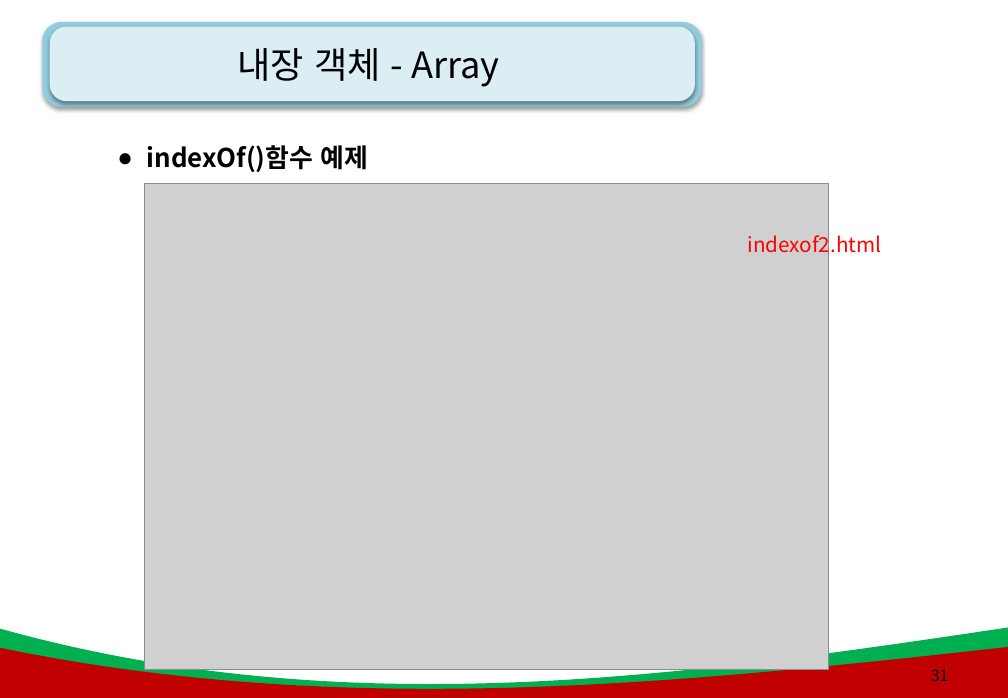
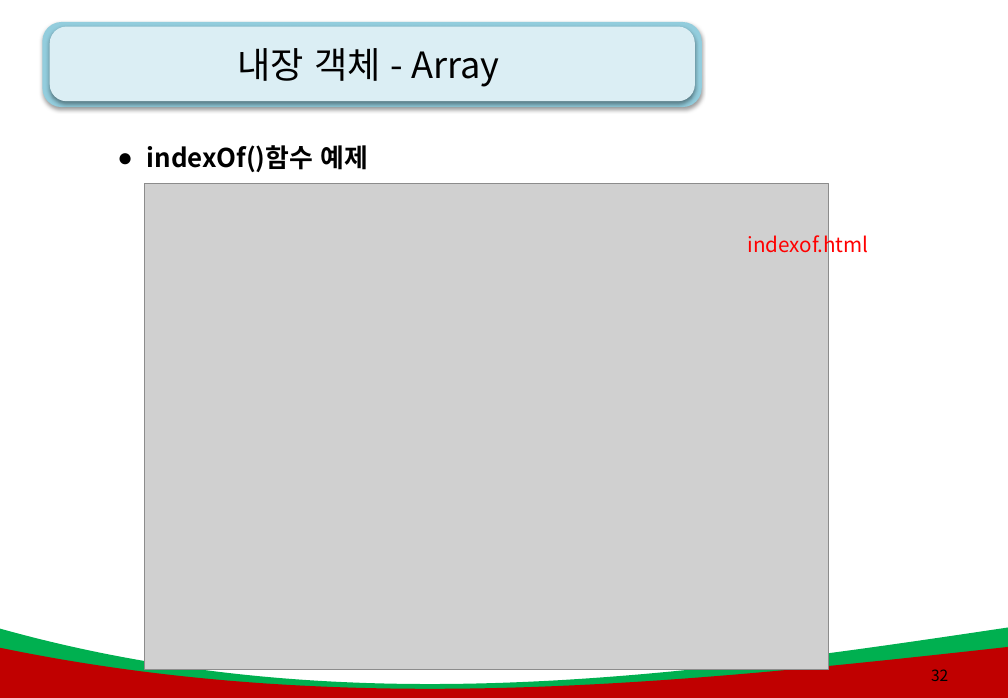
Before and after one commit to AhNyx/js_works, a slide deck: slide 32 of green_project_web/js_ppt/6강. js_객체(오브젝트).pptx (slide 31 before the commit). Drawn at 1008x698 pixels with LibreOffice and Linux fonts; fonts in the diff are those of the drawing; grey boxes stand for pictures; background and template pictures are left out. Boxes give left, top, right and bottom in pixels: in the first picture for what was removed or moved away, otherwise in the second. Text is boxed around its words. In the diff, an @@ line names an element or a change of style, - is before the commit and + after.

```diff
--- a/green_project_web/js_ppt/6강. js_객체(오브젝트).pptx
+++ b/green_project_web/js_ppt/6강. js_객체(오브젝트).pptx
@@ text at box(748, 231, 869, 257): text changed @@
-indexof2.html
+indexof.html
@@ page number at box(931, 669, 948, 681): text changed @@
-31
+32
```
Also in this commit, not shown: 10 other slides changed, 2 slides added, 21 other files.
